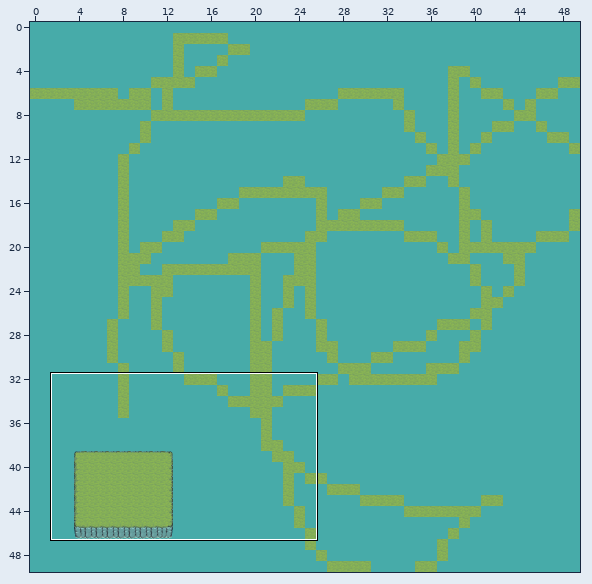
Tiled map (JSON), stored at assets/overworld.tmj. The picture above shows the old version from afar; the outline marks the close-up.
Close-up. As it was:
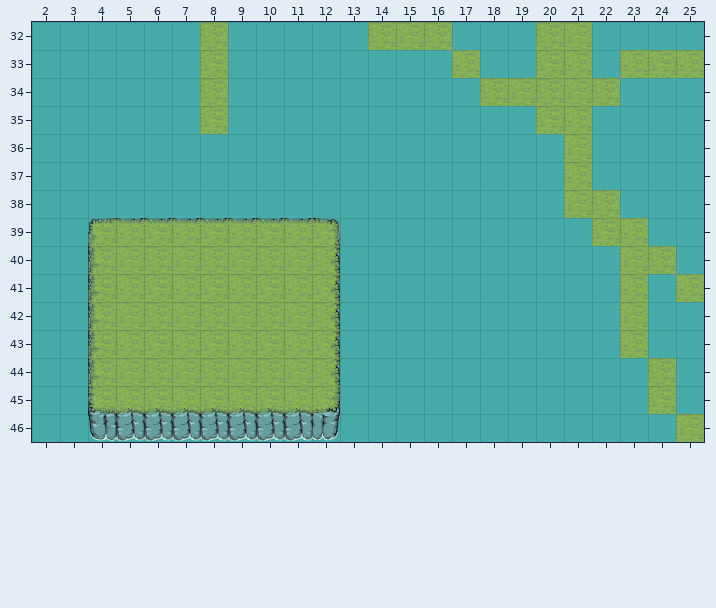
Cells are 64x64 px. Shown: x 2..25, y 32..46. The commit also changed other parts of the map, which this record leaves out.
Now the later version:
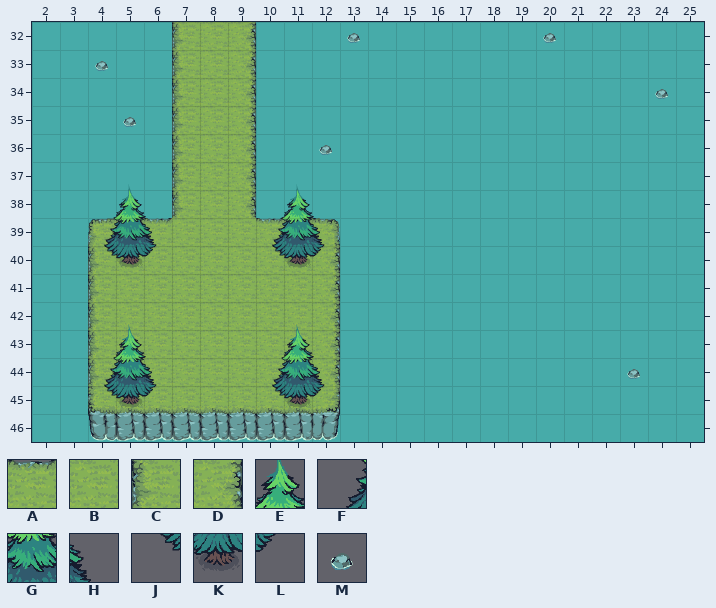
Key: from "Tilemap_color2": A 6, B 10, C 14, D 16; from "Tree1": E 25, F 48, G 49, H 50, J 72, K 73, L 74; from "Water Rocks_01": M 0.
_ is an empty cell.
Tiles of an added or newly shown layer are drawn over the layers below it.
Diff:
{"where": "layer \"groundLayer\""}
{"y":32,"x":7,"old":"_","new":"C"}
{"y":32,"x":9,"old":"_","new":"D"}
{"y":32,"x":14,"old":"BBB","new":"___"}
{"y":32,"x":20,"old":"BB","new":"__"}
{"y":33,"x":7,"old":"_","new":"C"}
{"y":33,"x":9,"old":"_","new":"D"}
{"y":33,"x":17,"old":"B","new":"_"}
{"y":33,"x":20,"old":"BB","new":"__"}
{"y":33,"x":23,"old":"BBB","new":"___"}
{"y":34,"x":7,"old":"_","new":"C"}
{"y":34,"x":9,"old":"_","new":"D"}
{"y":34,"x":18,"old":"BBBBB","new":"_____"}
{"y":35,"x":7,"old":"_","new":"C"}
{"y":35,"x":9,"old":"_","new":"D"}
{"y":35,"x":20,"old":"BB","new":"__"}
{"y":36,"x":7,"old":"___","new":"CBD"}
{"y":36,"x":21,"old":"B","new":"_"}
{"y":37,"x":7,"old":"___","new":"CBD"}
{"y":37,"x":21,"old":"B","new":"_"}
{"y":38,"x":7,"old":"___","new":"CBD"}
{"y":38,"x":21,"old":"BB","new":"__"}
{"y":39,"x":7,"old":"AAA","new":"BBB"}
{"y":39,"x":22,"old":"BB","new":"__"}
{"y":40,"x":23,"old":"BB","new":"__"}
{"y":41,"x":23,"old":"B","new":"_"}
{"y":41,"x":25,"old":"B","new":"_"}
{"y":42,"x":23,"old":"B","new":"_"}
{"y":43,"x":23,"old":"B","new":"_"}
{"y":44,"x":24,"old":"B","new":"_"}
{"y":45,"x":24,"old":"B","new":"_"}
{"y":46,"x":25,"old":"B","new":"_"}
{"where": "layer \"decorLayer\" (added)"}
{"y":32,"x":13,"old":"_","new":"M"}
{"y":32,"x":20,"old":"_","new":"M"}
{"y":33,"x":4,"old":"_","new":"M"}
{"y":34,"x":24,"old":"_","new":"M"}
{"y":35,"x":5,"old":"_","new":"M"}
{"y":36,"x":12,"old":"_","new":"M"}
{"y":38,"x":5,"old":"_","new":"E"}
{"y":38,"x":11,"old":"_","new":"E"}
{"y":39,"x":4,"old":"___","new":"FGH"}
{"y":39,"x":10,"old":"___","new":"FGH"}
{"y":40,"x":4,"old":"___","new":"JKL"}
{"y":40,"x":10,"old":"___","new":"JKL"}
{"y":43,"x":5,"old":"_","new":"E"}
{"y":43,"x":11,"old":"_","new":"E"}
{"y":44,"x":4,"old":"___","new":"FGH"}
{"y":44,"x":10,"old":"___","new":"FGH"}
{"y":44,"x":23,"old":"_","new":"M"}
{"y":45,"x":4,"old":"___","new":"JKL"}
{"y":45,"x":10,"old":"___","new":"JKL"}
{"label":"changed","picture_box":[95,22,332,268]}
{"label":"changed","picture_box":[347,22,704,442]}
{"label":"added","picture_box":[104,330,157,408]}
{"label":"added","picture_box":[272,330,325,408]}
